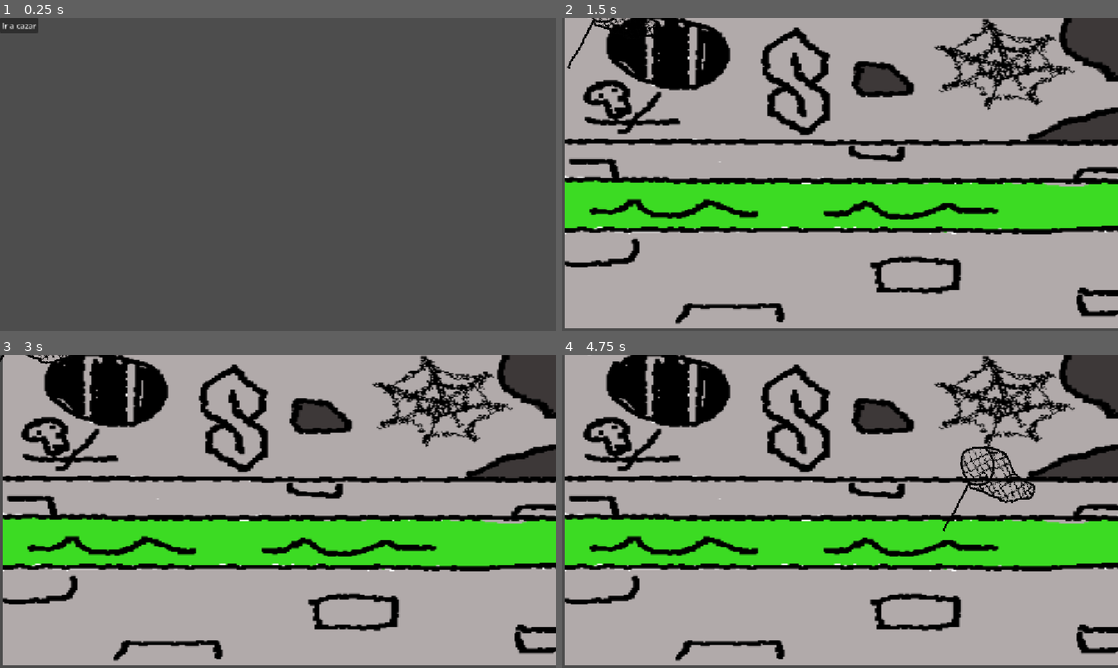
Above: before the commit, frames 1-4 (two rows, left to right).
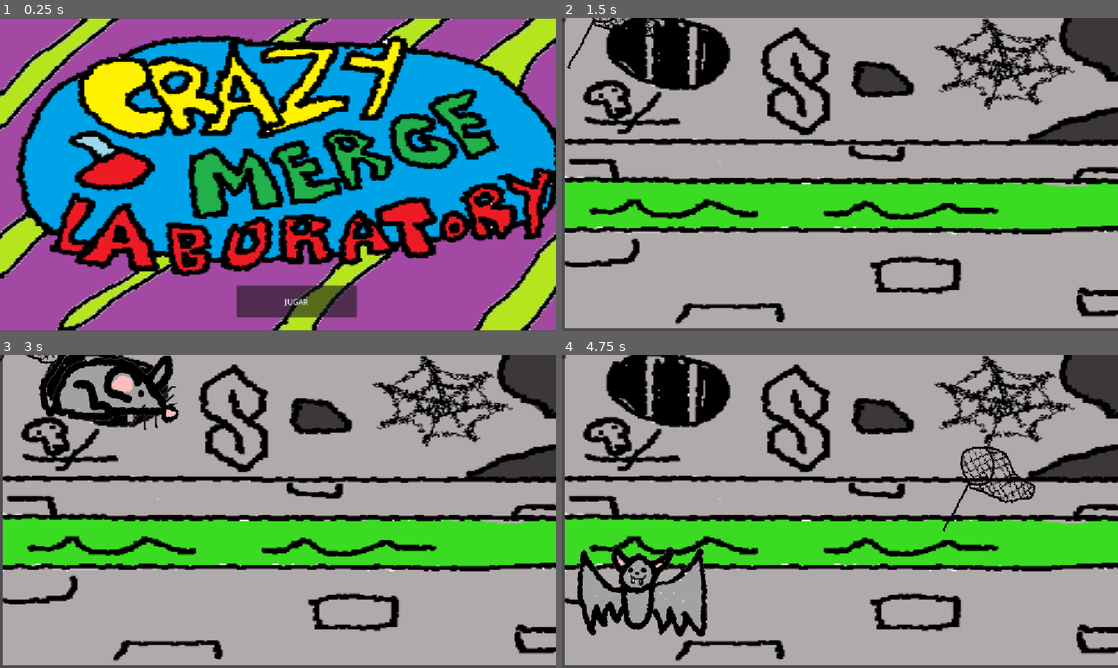
Above: after the commit, the same moments.

Repository: JoseEducaJcyl/Merge_game_proyect
Game: Godot game, scene res://scenes/menu.tscn
Two runs of this game, one before a commit and one after it. Both use one fixed random seed, a clock stepped at 60 frames per second and the inputs below. Before the commit the project starts from res://scenes/laboratorio.tscn.
Inputs (mouse positions are in pixels of both pictures, inside the frame that each line leads up to):
- Up to frame 1 (0.25 s): no input
- Up to frame 2 (1.5 s): click "Ir a cazar" (after the commit: "JUGAR") at 0.5 s; click (584, 33) at 1.25 s, where only the run after the commit has a clickable "Ir a cazar"
- Up to frame 3 (3 s): click (0, 358) at 2.02 s; click (0, 358) at 2.77 s
- Up to frame 4 (4.75 s): click (562, 358) at 3.52 s; move the mouse to (962, 495) at 4.27 s

The runs differ from the first frame. In frame 1, 99% of the frame differs, in the area x 0-100%, y 0-100%; in frame 2, less than 0.1%; in frame 3, 2.5%; in frame 4, 2.9%.

Commit message:
Version 0.3

Diff:
--- a/project.godot
+++ b/project.godot
@@ -11,7 +11,7 @@
 [application]
 
 config/name="MergeGameProyect"
-run/main_scene="res://scenes/laboratorio.tscn"
+run/main_scene="uid://d3pw0w1giv6ka"
 config/features=PackedStringArray("4.7", "Forward Plus")
 config/icon="res://assets/icon.svg"
 
--- a/scenes/ficha.tscn
+++ b/scenes/ficha.tscn
@@ -1,11 +1,13 @@
 [gd_scene format=3 uid="uid://c2ifgq0rwjee1"]
 
+[ext_resource type="Texture2D" uid="uid://c4tyxho0sefx0" path="res://assets/laboratory_color.png" id="2_gfo57"]
 [ext_resource type="Script" uid="uid://c40j4d4c6crqy" path="res://scripts/ficha.gd" id="2_rx7pn"]
 
-[node name="Carta" type="TextureRect" unique_id=484531048]
-custom_minimum_size = Vector2(100, 100)
-offset_right = 128.0
-offset_bottom = 128.0
+[node name="Ficha" type="TextureRect" unique_id=2034127638]
+custom_minimum_size = Vector2(110, 110)
+offset_right = 110.0
+offset_bottom = 110.0
+texture = ExtResource("2_gfo57")
 expand_mode = 1
 stretch_mode = 5
 script = ExtResource("2_rx7pn")
--- a/scenes/laboratorio.tscn
+++ b/scenes/laboratorio.tscn
@@ -2,6 +2,7 @@
 
 [ext_resource type="Script" uid="uid://b6eqv4yy6v7d2" path="res://scripts/laboratorio.gd" id="1_4sf5l"]
 [ext_resource type="PackedScene" uid="uid://c2ifgq0rwjee1" path="res://scenes/ficha.tscn" id="2_tjo2p"]
+[ext_resource type="Texture2D" uid="uid://c4tyxho0sefx0" path="res://assets/laboratory_color.png" id="3_tjo2p"]
 
 [node name="Control" type="Control" unique_id=1086844992]
 layout_mode = 3
@@ -16,11 +17,29 @@
 [node name="Camera2D" type="Control" parent="." unique_id=1083592917]
 anchors_preset = 0
 
+[node name="Fondo" type="TextureRect" parent="." unique_id=1058620097]
+layout_mode = 0
+offset_left = 4.0
+offset_top = 2.0
+offset_right = 1154.0
+offset_bottom = 645.0
+texture = ExtResource("3_tjo2p")
+
 [node name="Button" type="Button" parent="." unique_id=1060597688]
 custom_minimum_size = Vector2(20, 20)
 layout_mode = 1
-offset_right = 8.0
-offset_bottom = 8.0
+offset_left = 12.0
+offset_top = 16.0
+offset_right = 91.0
+offset_bottom = 47.0
 text = "Ir a cazar"
 
+[node name="Label" type="Label" parent="." unique_id=1378870792]
+layout_mode = 0
+offset_left = 856.0
+offset_top = 13.0
+offset_right = 1141.0
+offset_bottom = 39.0
+text = "El laboratorio esta vacio ¡Ve a cazar!"
+
 [connection signal="pressed" from="Button" to="." method="_on_button_pressed"]
--- /dev/null
+++ b/scenes/menu.tscn
@@ -0,0 +1,37 @@
+[gd_scene format=3 uid="uid://d3pw0w1giv6ka"]
+
+[ext_resource type="Script" uid="uid://lgsa4am2ubfj" path="res://scripts/menu.gd" id="1_vjb58"]
+[ext_resource type="Texture2D" uid="uid://pxsids74urgd" path="res://assets/logo_color.png" id="2_con2f"]
+
+[node name="Menu" type="Control" unique_id=1046463801]
+layout_mode = 3
+anchors_preset = 15
+anchor_right = 1.0
+anchor_bottom = 1.0
+grow_horizontal = 2
+grow_vertical = 2
+script = ExtResource("1_vjb58")
+
+[node name="TextureRect" type="TextureRect" parent="." unique_id=644087328]
+layout_mode = 0
+offset_left = 5.0
+offset_top = 6.0
+offset_right = 1155.0
+offset_bottom = 651.0
+
+[node name="Sprite2D" type="Sprite2D" parent="TextureRect" unique_id=2014824528]
+position = Vector2(571.5, 317.75)
+scale = Vector2(3.2535212, 2.461686)
+texture = ExtResource("2_con2f")
+
+[node name="Button" type="Button" parent="." unique_id=166844260]
+layout_mode = 0
+offset_left = 490.0
+offset_top = 554.0
+offset_right = 739.0
+offset_bottom = 620.0
+text = "JUGAR
+"
+icon_alignment = 1
+
+[connection signal="pressed" from="Button" to="." method="_on_button_pressed"]
--- a/scenes/minijuego.tscn
+++ b/scenes/minijuego.tscn
@@ -33,3 +33,7 @@
 [node name="Timer" type="Timer" parent="." unique_id=479403695]
 wait_time = 1.5
 autostart = true
+
+[node name="Button" type="Button" parent="." unique_id=485204079]
+offset_right = 8.0
+offset_bottom = 8.0
--- a/scripts/ficha.gd
+++ b/scripts/ficha.gd
@@ -1,14 +1,15 @@
 extends TextureRect
 
-var id_criatura: String = "rata" # El ID de la criatura
+var id_criatura: String = "rata"
+var ya_fusionada = false
 
-# 1. Empezar a arrastrar
 func _get_drag_data(_at_position):
 	var preview = TextureRect.new()
-	preview.texture = self.texture
-	preview.size = self.size
-	preview.modulate = self.modulate
-	preview.position = -self.size / 2
+	preview.texture = texture
+	preview.size = size
+	preview.expand_mode = TextureRect.EXPAND_IGNORE_SIZE
+	preview.stretch_mode = TextureRect.STRETCH_KEEP_ASPECT_CENTERED
+	preview.position = -size / 2
 	set_drag_preview(preview)
 
 	return {
@@ -16,49 +17,57 @@
 		"id": id_criatura
 	}
 
-# 2. Aceptar el drop
 func _can_drop_data(_at_position, data):
 	if data is Dictionary and data.has("id"):
-		if data["origen"] == self: return false
+		if data["origen"] == self:
+			return false
+		if ya_fusionada or data["origen"].ya_fusionada:
+			return false
 
-		# Comprobamos en el libro de recetas si se pueden combinar
 		var resultado = Recetas.obtener_resultado(self.id_criatura, data["id"])
-		return resultado != "" # Devuelve true solo si hay una receta válida
+		return resultado != ""
 	return false
 
-# 3. Realizar la combinación
 func _drop_data(_at_position, data):
+	if ya_fusionada:
+		return
+
 	var carta_origen = data["origen"]
 	var escena_principal = get_parent()
 
-	# Calculamos las celdas
-	var col_destino = int((position.x - escena_principal.MARGEN) / escena_principal.TAMANO_CELDA)
-	var fila_destino = int((position.y - escena_principal.MARGEN) / escena_principal.TAMANO_CELDA)
+	if not escena_principal or not "BASE_X" in escena_principal:
+		return
+
+	var col_destino = round((position.x - escena_principal.BASE_X) / escena_principal.ANCHO_CELDA)
+	var fila_destino = round((position.y - escena_principal.BASE_Y) / escena_principal.ALTO_CELDA)
 	var celda_destino = Vector2i(col_destino, fila_destino)
 
-	var col_origen = int((carta_origen.position.x - escena_principal.MARGEN) / escena_principal.TAMANO_CELDA)
-	var fila_origen = int((carta_origen.position.y - escena_principal.MARGEN) / escena_principal.TAMANO_CELDA)
+	var col_origen = round((carta_origen.position.x - escena_principal.BASE_X) / escena_principal.ANCHO_CELDA)
+	var fila_origen = round((carta_origen.position.y - escena_principal.BASE_Y) / escena_principal.ALTO_CELDA)
 	var celda_origen = Vector2i(col_origen, fila_origen)
 
-	# Obtenemos la nueva criatura
+	if celda_destino == celda_origen:
+		return
+
+	ya_fusionada = true
+	carta_origen.ya_fusionada = true
+
 	var nuevo_id = Recetas.obtener_resultado(self.id_criatura, data["id"])
 
-	# Cambiamos esta carta por la nueva criatura
-	self.id_criatura = nuevo_id
-	self.actualizar_visuales()
-
-	# Efecto de escala al combinar
-	var tween = create_tween()
-	tween.tween_property(self, "scale", scale * 1.3, 0.1)
-	tween.tween_property(self, "scale", scale, 0.1)
-
-	# Destruimos la carta arrastrada
 	escena_principal.cartas_en_tablero.erase(celda_origen)
 	carta_origen.queue_free()
 
-# Función para cambiar la imagen y el color
+	self.id_criatura = nuevo_id
+	self.position = escena_principal.calcular_posicion_celda(celda_destino)
+	self.actualizar_visuales()
+
+	escena_principal.cartas_en_tablero[celda_destino] = self
+
+	await get_tree().process_frame
+	if is_instance_valid(self):
+		ya_fusionada = false
+
 func actualizar_visuales():
-	# Aquí asignaremos las imágenes cuando las tengas
 	var texturas = {
 		"rata": preload("res://assets/rat.png"),
 		"murcielago": preload("res://assets/bat.png"),
@@ -67,14 +76,10 @@
 
 	if texturas.has(id_criatura):
 		texture = texturas[id_criatura]
-		modulate = Color.WHITE # Para que no se tiña de colores raros
-		# EFECTO DE VIDA: Pequeño rebote
-	# Primero nos aseguramos de que la escala base sea 1
-	scale = Vector2(1.0, 1.0)
+		modulate = Color.WHITE
 
-	# Creamos un Tween para la animación
-	var tween = create_tween().set_loops() # set_loops() hace que se repita infinitamente
-
-	# Hacemos que se estire un poquito hacia arriba y luego vuelva
-	tween.tween_property(self, "scale", Vector2(1.05, 0.95), 0.5).set_trans(Tween.TRANS_SINE)
-	tween.tween_property(self, "scale", Vector2(0.95, 1.05), 0.5).set_trans(Tween.TRANS_SINE)
+	# Reducimos ligeramente el tamaño (130x90 en vez de 152x107) para que no toquen los bordes negros
+	custom_minimum_size = Vector2(130, 90)
+	size = Vector2(130, 90)
+	expand_mode = TextureRect.EXPAND_IGNORE_SIZE
+	stretch_mode = TextureRect.STRETCH_KEEP_ASPECT_CENTERED
--- a/scripts/laboratorio.gd
+++ b/scripts/laboratorio.gd
@@ -1,67 +1,79 @@
 extends Control
+
 const COLUMNAS = 4
 const FILAS = 4
-const TAMANO_CELDA = 120 # El tamaño de cada hueco
-const MARGEN = 100 # Para que no empiece pegado a la esquina
+
+# Medidas exactas de la cuadrícula verde de tu dibujo en pantalla (1150x643)
+const ANCHO_CELDA = 152.0
+const ALTO_CELDA = 107.0
+const BASE_X = 127.0
+const BASE_Y = 81.0
 
 var cartas_en_tablero = {}
 @export var carta_scene: PackedScene
 
 func _ready():
-	print("He vuelto al laboratorio. Criaturas capturadas: ", Recetas.criaturas_capturadas)
+	cartas_en_tablero.clear()
+	var capturas = Recetas.criaturas_capturadas
 
-	if Recetas.criaturas_capturadas > 0:
+	if capturas > 0:
 		generar_capturas_en_tablero()
+		$Label.text = "¡Has traído " + str(capturas) + " criaturas!"
+		$Label.visible = true
 	else:
-		# Si no hay capturas, tablero vacío
-		pass
+		if Recetas.tablero_guardado.size() > 0:
+			for celda in Recetas.tablero_guardado:
+				var id_criatura = Recetas.tablero_guardado[celda]
+				if id_criatura != "":
+					crear_carta_en_celda(celda, id_criatura)
 
-func _on_ir_a_cazar_pressed():
-	get_tree().change_scene_to_file("res://minijuego.tscn")
+	if cartas_en_tablero.size() > 0:
+		$Label.visible = false
+	else:
+		$Label.text = "¡El laboratorio está vacío! Ve a cazar"
+		$Label.visible = true
 
-func llenar_tablero_vacio():
-	for col in range(COLUMNAS):
-		for fila in range(FILAS):
-			var id_celda = Vector2i(col, fila)
-			# Si la celda no tiene carta, creamos una
-			if not cartas_en_tablero.has(id_celda):
-				crear_carta_en_celda(id_celda)
+func calcular_posicion_celda(celda: Vector2i) -> Vector2:
+	return Vector2(
+		BASE_X + (celda.x * ANCHO_CELDA),
+		BASE_Y + (celda.y * ALTO_CELDA)
+	)
 
-# Función auxiliar para no repetir código
-func crear_carta_en_celda(id_celda: Vector2i):
+func crear_carta_en_celda(id_celda: Vector2i, id_especifico: String = ""):
 	var nueva_carta = carta_scene.instantiate()
+	if id_especifico != "":
+		nueva_carta.id_criatura = id_especifico
+	else:
+		var ids_basicos = ["rata", "murcielago"]
+		nueva_carta.id_criatura = ids_basicos.pick_random()
 
-	# Elige un ID aleatorio de los básicos
-	var ids_basicos = ["rata", "murcielago"]
-	nueva_carta.id_criatura = ids_basicos.pick_random()
-
-	nueva_carta.position = Vector2(MARGEN + id_celda.x * TAMANO_CELDA, MARGEN + id_celda.y * TAMANO_CELDA)
+	nueva_carta.position = calcular_posicion_celda(id_celda)
 	nueva_carta.actualizar_visuales()
-
 	cartas_en_tablero[id_celda] = nueva_carta
 	add_child(nueva_carta)
 
-
 func _on_button_pressed():
+	guardar_estado_tablero()
 	get_tree().change_scene_to_file("res://scenes/minijuego.tscn")
 
+func guardar_estado_tablero():
+	Recetas.tablero_guardado.clear()
+	for celda in cartas_en_tablero:
+		if is_instance_valid(cartas_en_tablero[celda]):
+			Recetas.tablero_guardado[celda] = cartas_en_tablero[celda].id_criatura
+
 func generar_capturas_en_tablero():
-	# Bucle que se repite tantas veces como bichos hayamos atrapado
 	for i in range(Recetas.criaturas_capturadas):
-
-		# Buscamos un hueco libre en la cuadrícula
 		var hueco_encontrado = false
-		for col in range(COLUMNAS):
-			for fila in range(FILAS):
+		for fila in range(FILAS):
+			for col in range(COLUMNAS):
 				var id_celda = Vector2i(col, fila)
-
-				# Si la celda está vacía, metemos una carta
-				if not cartas_en_tablero.has(id_celda):
+				if not cartas_en_tablero.has(id_celda) or not is_instance_valid(cartas_en_tablero[id_celda]):
 					crear_carta_en_celda(id_celda)
 					hueco_encontrado = true
-					break # Rompemos el bucle de filas
+					break
 			if hueco_encontrado:
-				break # Rompemos el bucle de columnas
+				break
 
-	# IMPORTANTE: Reseteamos el contador para que no se dupliquen al volver a entrar
 	Recetas.criaturas_capturadas = 0
+	guardar_estado_tablero()
--- /dev/null
+++ b/scripts/menu.gd
@@ -0,0 +1,8 @@
+extends Control
+
+func _on_button_pressed():
+	# Al empezar, reseteamos las variables globales
+	Recetas.criaturas_capturadas = 0
+	Recetas.tablero_guardado.clear()
+	# Vamos al laboratorio
+	get_tree().change_scene_to_file("res://scenes/laboratorio.tscn")
--- a/scripts/minijuego.gd
+++ b/scripts/minijuego.gd
@@ -8,6 +8,21 @@
 func _ready():
 	# Forzamos la conexión del Timer por código (a prueba de fallos)
 	$Timer.timeout.connect(_on_timer_timeout)
+
+func _on_body_entered(body):
+	if body.is_in_group("criatura"):
+		Recetas.criaturas_capturadas += 1
+		body.queue_free()
+
+		# Actualizar UI si el label existe
+		var label = get_parent().get_node_or_null("LabelContador")
+		if label:
+			label.text = "Atrapados: " + str(Recetas.criaturas_capturadas)
+
+func _on_volver_pressed():
+	# Paramos el timer por si acaso
+	$Timer.stop()
+	get_tree().change_scene_to_file("res://scenes/laboratorio.tscn")
 
 func _on_timer_timeout():
 	if bichos_generados < MAX_BICHOS:
--- a/scripts/recetas.gd
+++ b/scripts/recetas.gd
@@ -1,11 +1,9 @@
 extends Node
 var criaturas_capturadas: int = 0
+var tablero_guardado = {}
 # El diccionario de recetas. La clave es la combinación, el valor es el resultado.
 var recetas = {
-	"rata+murcielago": "rata_voladora",
-	"rata+rata": "rata_gigante",
-	"murcielago+murcielago": "murcielago_vampiro",
-	"rata_voladora+rata": "rata_dragon"
+	"rata+murcielago": "rata_voladora"
 	# Aquí puedes añadir todas las que quieras
 }
 
Binary file added: assets/laboratory_color.png
Not shown, added: assets/laboratory_color.png.import
Binary file added: assets/logo_color.png
Not shown, added: assets/logo_color.png.import
Not shown, added: scripts/menu.gd.uid
